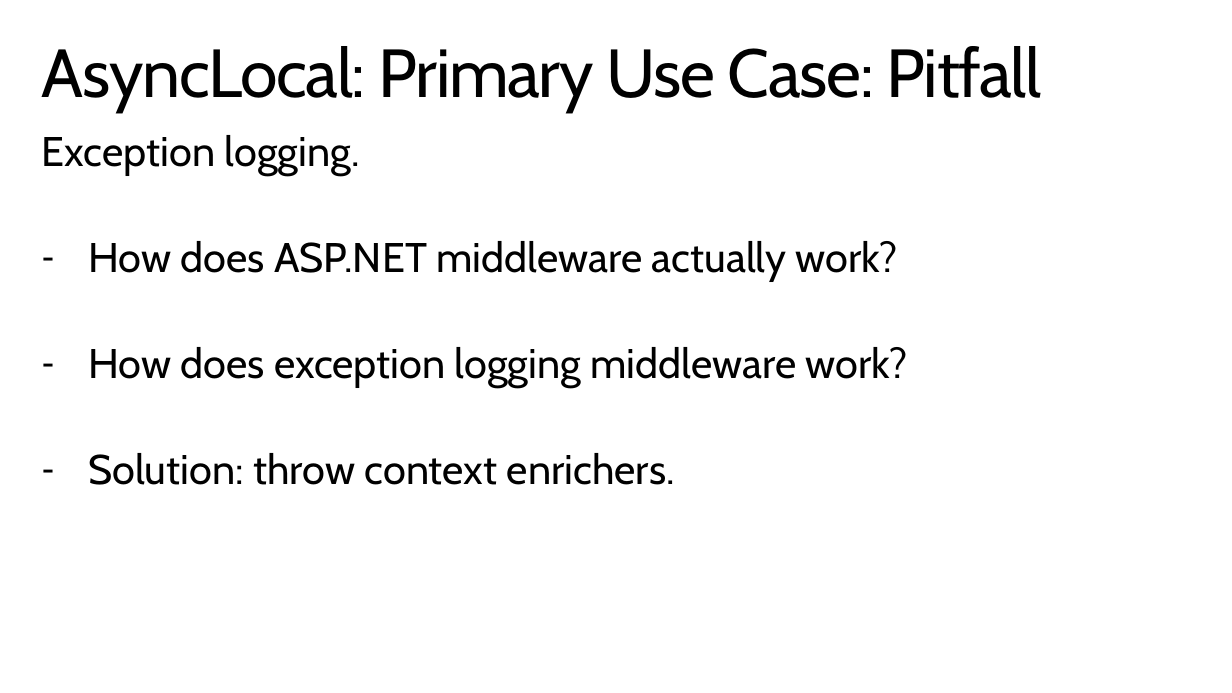
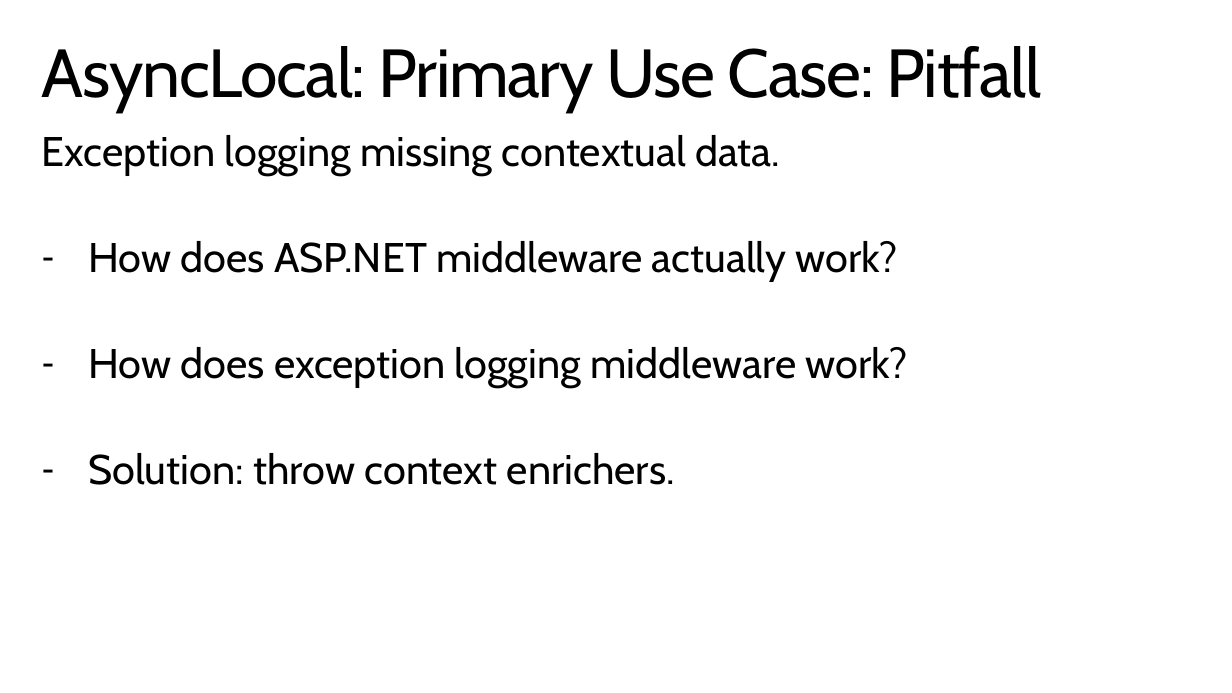
Before and after one commit to StephenCleary/Presentations, a slide deck: slide 17 of Async Masterclass/Async Masterclass.pptx (slide 20 before the commit). Drawn at 1232x693 pixels with LibreOffice and Linux fonts; fonts in the diff are those of the drawing; background and template pictures are left out. Boxes give left, top, right and bottom in pixels: in the first picture for what was removed or moved away, otherwise in the second. Text is boxed around its words. In the diff, an @@ line names an element or a change of style, - is before the commit and + after.

```diff
--- a/Async Masterclass/Async Masterclass.pptx
+++ b/Async Masterclass/Async Masterclass.pptx
@@ text at (42, 135, 780, 175): text changed @@
-Exception logging.
+Exception logging missing contextual data.
```
Also in this commit, not shown: 16 other slides changed, 3 slides added, 7 slides removed, 27 other files.
